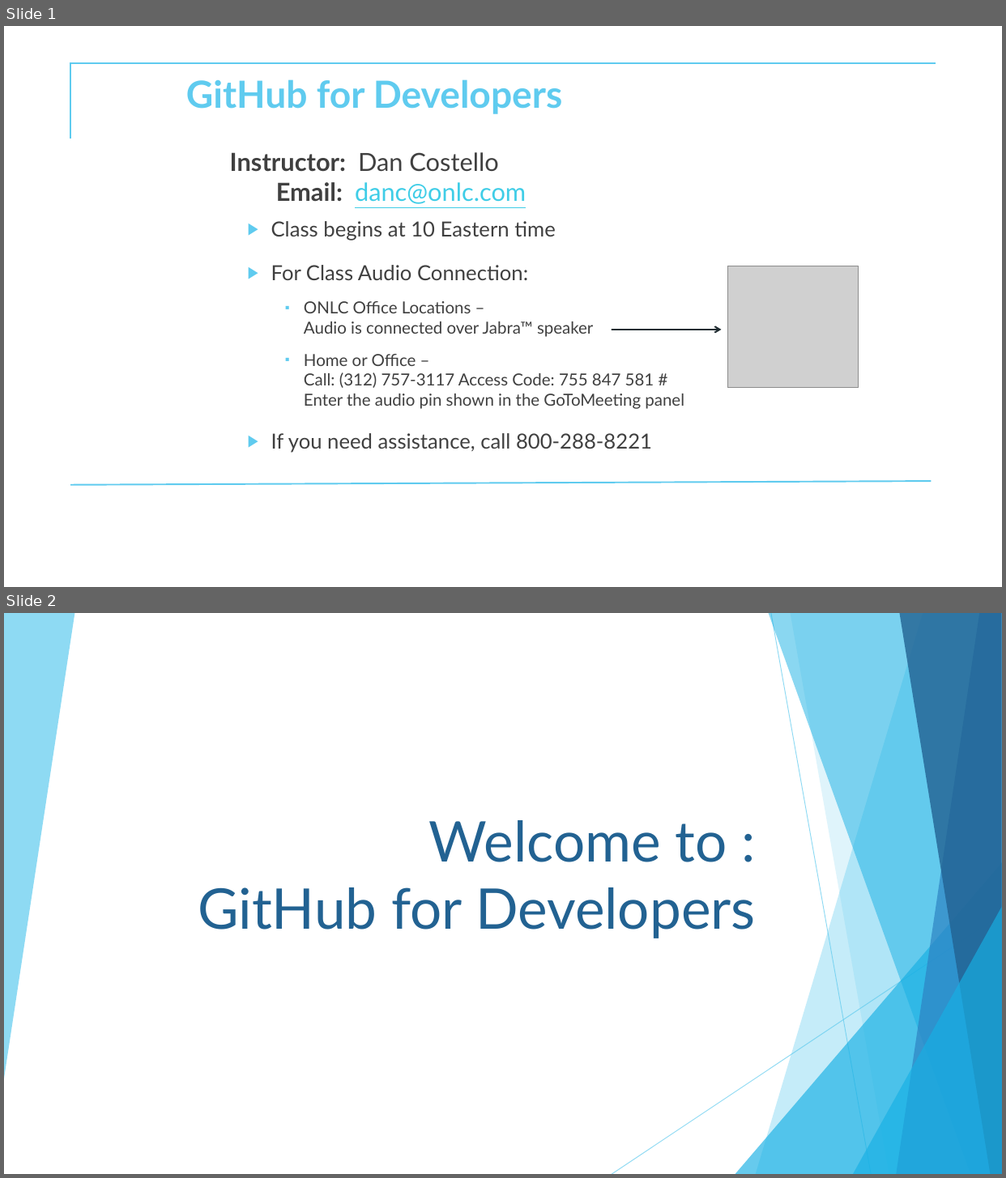
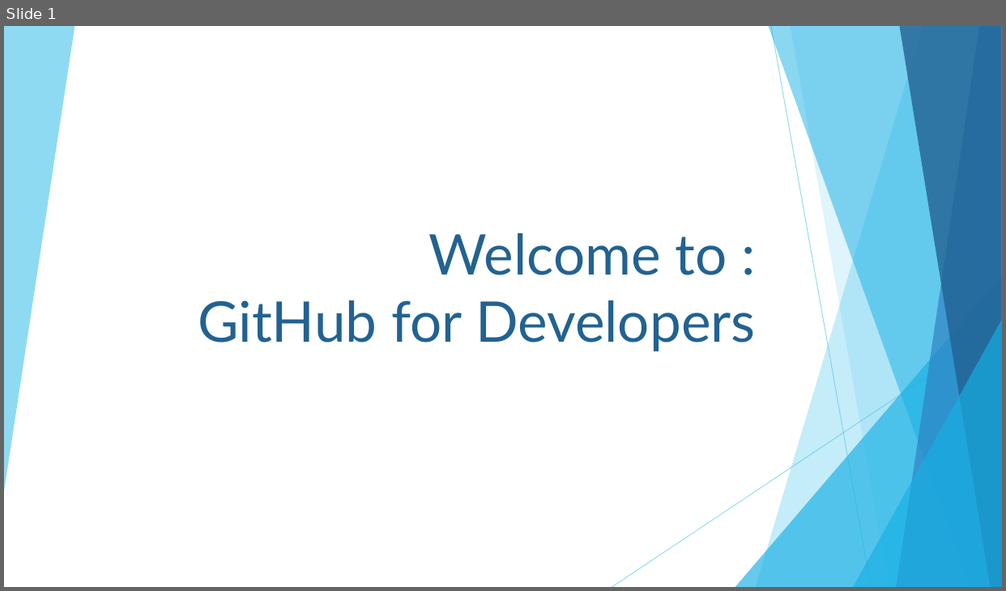
Before and after one commit to CostelloTechnicalConsulting/XGHDEV, a slide deck: ppt/GitHubDev.pptx. Shown one above the other, each under a label of ours: slides 1 and 2 before the commit, slide 1 after it. The pictures are 1006x1178 and 1006x591 pixels, drawn with LibreOffice and Linux fonts; fonts in the diff are those of the drawing; grey boxes stand for pictures; background and template pictures are left out. Boxes give left, top, right and bottom in pixels: in the first picture for what was removed or moved away, otherwise in the second. Text is boxed around its words. In the diff, an @@ line names an element or a change of style, - is before the commit and + after.

```diff
--- a/ppt/GitHubDev.pptx
+++ b/ppt/GitHubDev.pptx
@@ slide 1 removed at <box>4,26,1002,587</box>, background #FFFFFF @@
@@ freeform shape removed at <box>70,63,936,139</box> @@
@@ title removed at <box>186,79,563,114</box> @@
-GitHub for Developers
@@ text removed at <box>230,152,526,204</box> @@
-Instructor: Dan Costello
-Email: danc@onlc.com
@@ subtitle removed at <box>271,221,684,453</box> @@
-  ▶ Class begins at 10 Eastern time
-  ▶ For Class Audio Connection:
-    ▪ ONLC Office Locations –
-      Audio is connected over Jabra™ speaker
-    ▪ Home or Office –
-      Call: (312) 757-3117 Access Code: 755 847 581 #
-      Enter the audio pin shown in the GoToMeeting panel
-  ▶ If you need assistance, call 800-288-8221
@@ picture removed at <box>728,267,859,387</box> @@
@@ arrow removed from (612, 330) to (721, 330) @@
@@ line removed from (70, 485) to (931, 481) @@
@@ what was slide 2 is now slide 1 @@
```
